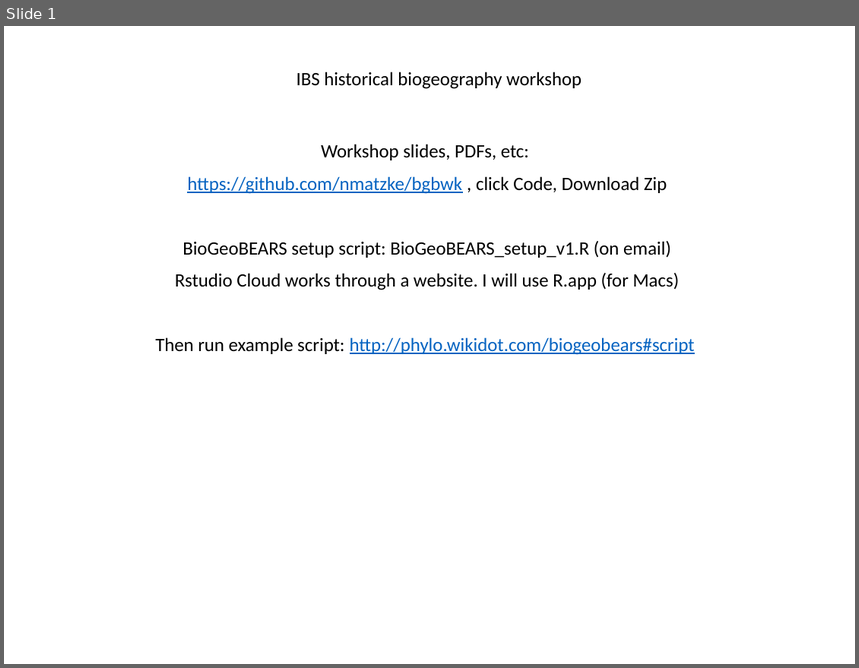
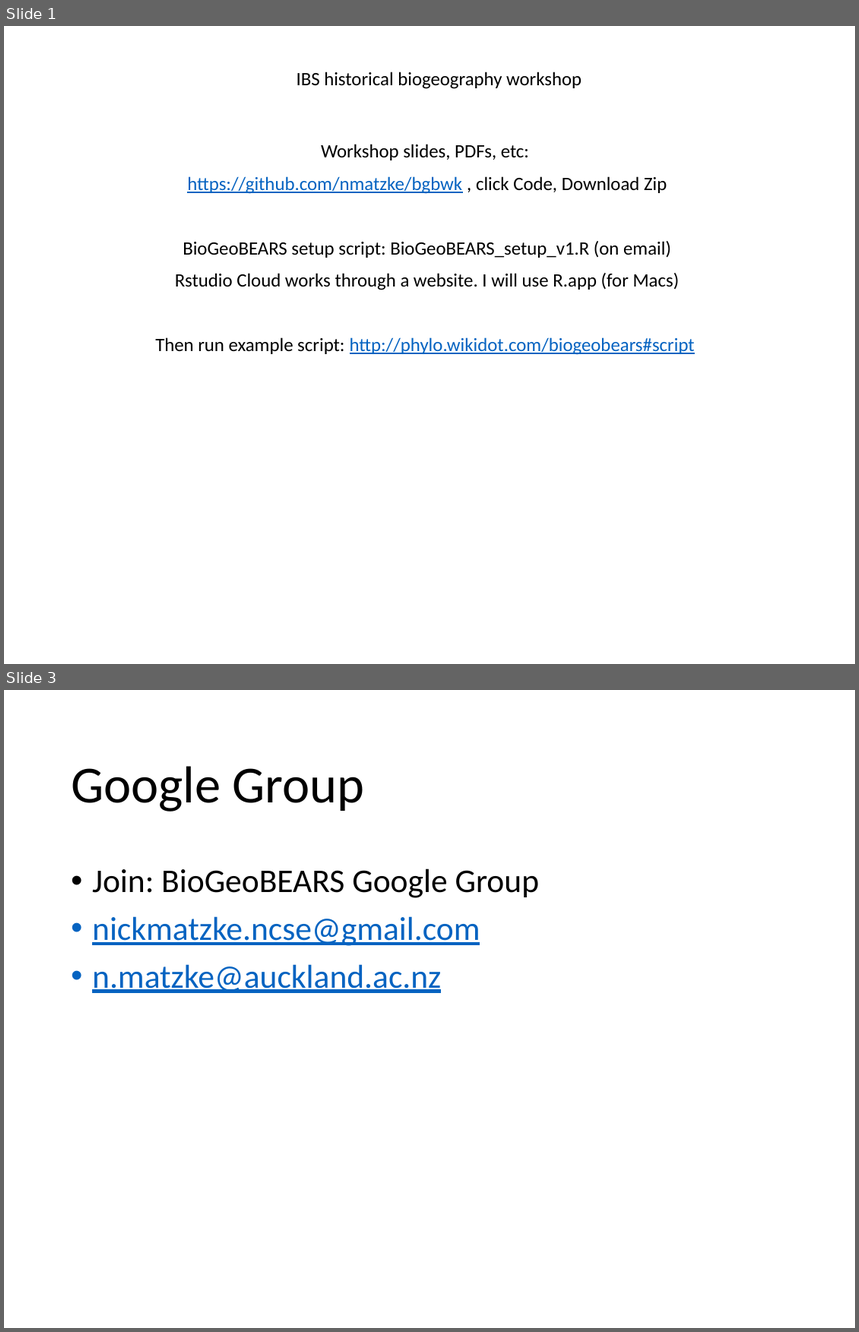
Before and after one commit to nmatzke/bgbwk, a slide deck: workshop_notes.pptx. Shown one above the other, each under a label of ours: slide 1 before the commit, slides 1 and 3 after it; the slides between them are not shown. The pictures are 859x668 and 859x1332 pixels, drawn with LibreOffice and Linux fonts; fonts in the diff are those of the drawing. Boxes give left, top, right and bottom in pixels: in the first picture for what was removed or moved away, otherwise in the second. Text is boxed around its words. In the diff, an @@ line names an element or a change of style, - is before the commit and + after.

```diff
--- a/workshop_notes.pptx
+++ b/workshop_notes.pptx
@@ slide 3 added at (4,690,855,1328), background #FFFFFF @@
@@ title added at (71,766,365,812), 44 pt, text #000000 @@
+Google Group
@@ text added at (92,869,540,993), 28 pt, text #0563C1, underline @@
+• Join: BioGeoBEARS Google Group
+• nickmatzke.ncse@gmail.com
+• n.matzke@auckland.ac.nz
```
Also in this commit, not shown: 1 slide changed, 2 other files.
